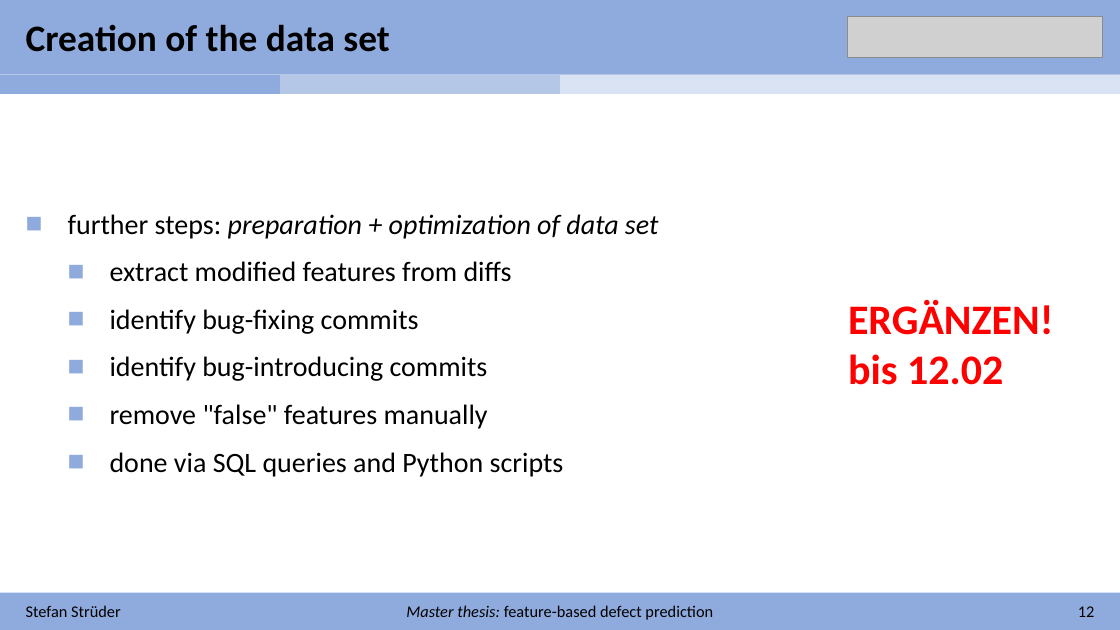
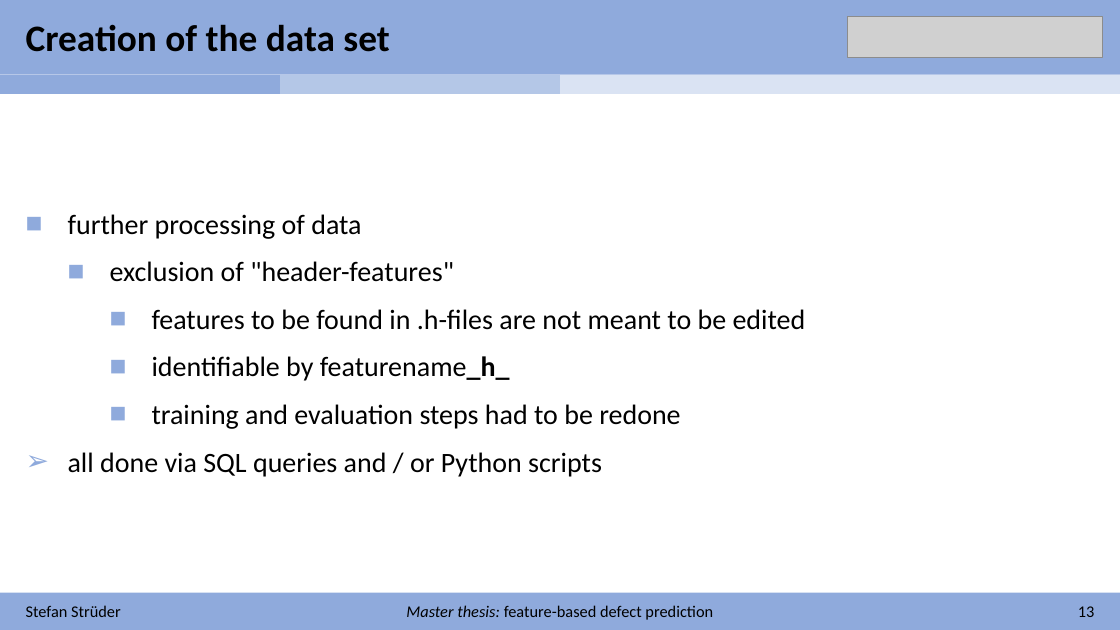
Before and after one commit to stefanstrueder/MA_Strueder, a slide deck: slide 13 of Zwischenbericht/Zwischenbericht.pptx (slide 12 before the commit). Drawn at 1120x630 pixels with LibreOffice and Linux fonts; fonts in the diff are those of the drawing; grey boxes stand for pictures. Boxes give left, top, right and bottom in pixels: in the first picture for what was removed or moved away, otherwise in the second. Text is boxed around its words. In the diff, an @@ line names an element or a change of style, - is before the commit and + after.

```diff
--- a/Zwischenbericht/Zwischenbericht.pptx
+++ b/Zwischenbericht/Zwischenbericht.pptx
@@ text at bbox=[68, 214, 806, 477]: text changed @@
-■ further steps: preparation + optimization of data set
-  ■ extract modified features from diffs
-  ■ identify bug-fixing commits
-  ■ identify bug-introducing commits
-  ■ remove "false" features manually
-  ■ done via SQL queries and Python scripts
+■ further processing of data
+  ■ exclusion of "header-features"
+    ■ features to be found in .h-files are not meant to be edited
+    ■ identifiable by featurename_h_
+    ■ training and evaluation steps had to be redone
+➢ all done via SQL queries and / or Python scripts
@@ text removed at bbox=[848, 300, 1053, 385] @@
-ERGÄNZEN!
-bis 12.02
@@ text at bbox=[1078, 606, 1095, 617]: text changed @@
-12
+13
```
Also in this commit, not shown: 17 other slides changed, 1 slide added, 2 slides removed, 1 other file.
